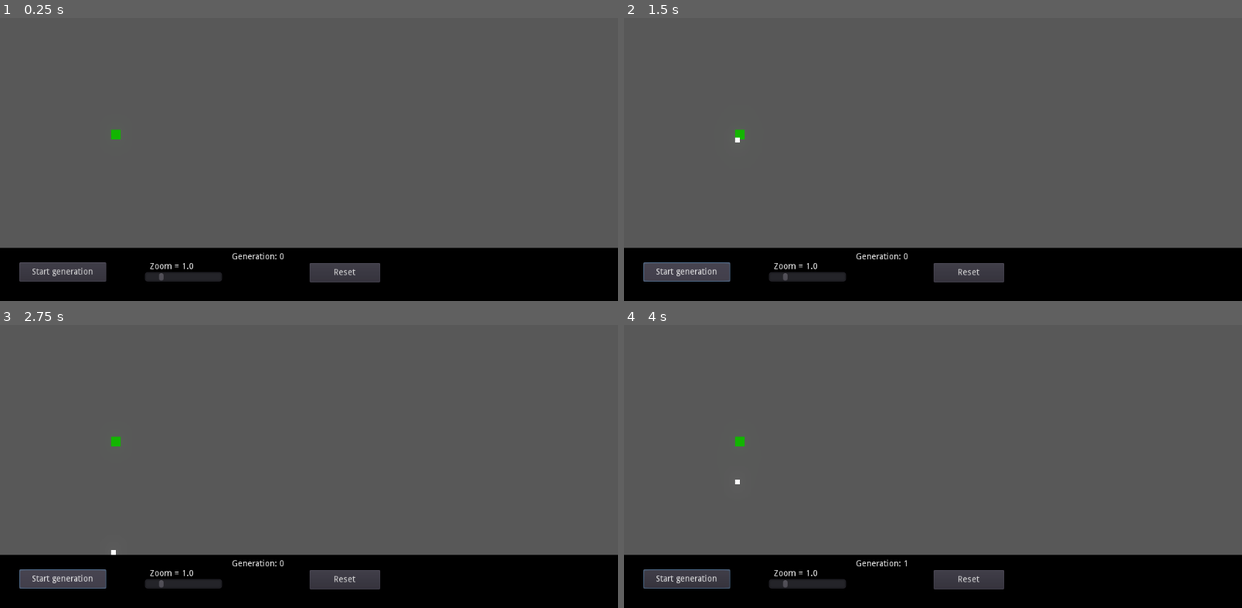
Above: before the commit, frames 1-4 (two rows, left to right).
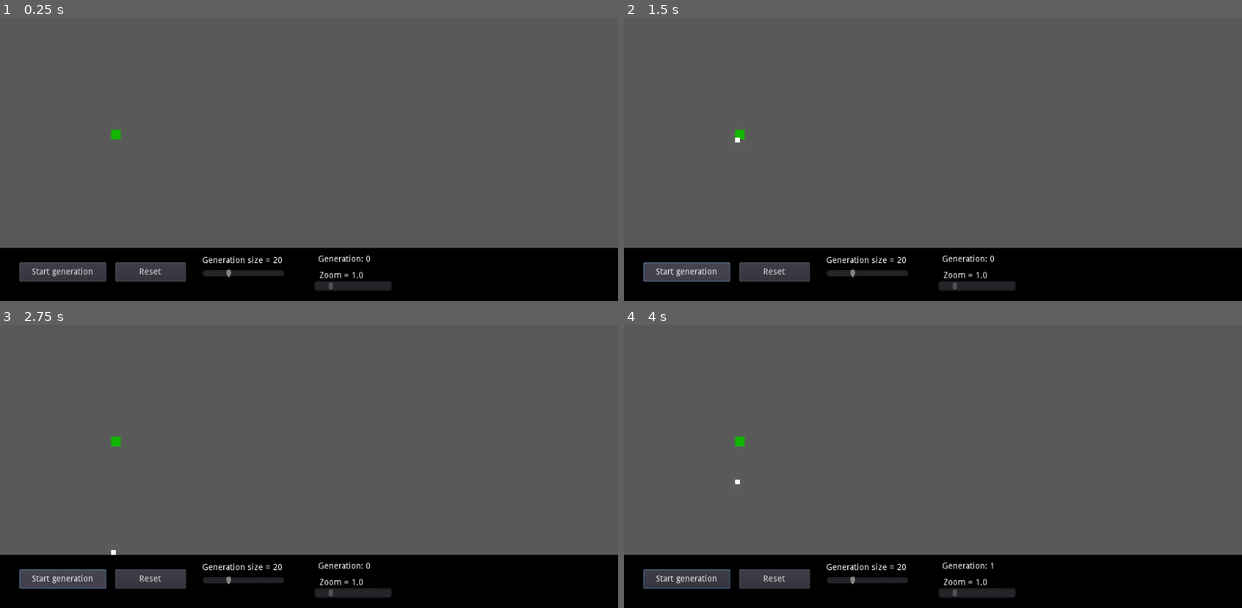
Above: after the commit, the same moments.

Repository: ron0studios/Evolving-Cars
Game: Godot game, scene res://game.tscn
Two runs of this game, one before a commit and one after it. Both use one fixed random seed, a clock stepped at 60 frames per second and the inputs below.
Inputs (mouse positions are in pixels of both pictures, inside the frame that each line leads up to):
- Up to frame 1 (0.25 s): no input
- Up to frame 2 (1.5 s): click "Reset" at 0.5 s; click "Start generation" at 1.25 s
- Up to frame 3 (2.75 s): click "Start generation" at 2 s
- Up to frame 4 (4 s): click "Start generation" at 2.75 s; tap Enter at 3.5 s; move the mouse to (1068, 409) at 3.52 s; tap Middle mouse button (drag) at 3.6 s; click (1068, 409) at 3.67 s

The runs differ from the first frame. In frame 1, 2.5% of the frame differs, in the area x 18-64%, y 82-97%; in frame 2, 2.5%; in frame 3, 2.5%; in frame 4, 2.5%.
Error in both runs: Invalid type in built-in function 'pow'. Cannot convert argument 1 from Nil to float. (res://Genetic.gd:144)

Commit message:
Added GenSize slider

Diff:
--- a/game.gd
+++ b/game.gd
@@ -35,12 +35,12 @@
 	for i in $RoadGeneration.get_children():
 		i.queue_free()
 
-	$HUD/Label.text = "Generation: " + str(genpassed)
+	$HUD/GenLabel.text = "Generation: " + str(genpassed)
 
 
 func _on_HScrollBar_value_changed(value):
 	$cam.zoom = Vector2(value,value)
-	$HUD/zoomlabel.text = "Zoom: "+str($HUD/HScrollBar.max_value-value)
+	$HUD/ZoomLabel.text = "Zoom: "+str($HUD/HScrollBar.max_value-value)
 
 
 # terminate simulation
@@ -56,5 +56,21 @@
 	for i in $cars.get_children():
 		i.queue_free()
 	genpassed += 1
-	$HUD/Label.text = "Generation: " + str(genpassed)
+	$HUD/GenLabel.text = "Generation: " + str(genpassed)
 	_on_StartButton_pressed()
+
+
+func _on_GenSizeSlider_value_changed(value):
+	$HUD/GenSizeLabel.text = "Generations size = " + str(value)
+	Genetic.gensize = int(value)
+
+	# reset generations but keep the road
+	genpassed = 0
+	Genetic.generations = []
+	Genetic.generations.append(Genetic.randomgen())
+	Genetic.genfitness = []
+
+	for i in $cars.get_children():
+		i.queue_free()
+
+	$HUD/GenLabel.text = "Generation: " + str(genpassed)
--- a/game.tscn
+++ b/game.tscn
@@ -60,21 +60,53 @@
 "_edit_use_anchors_": false
 }
 
-[node name="zoomlabel" type="Label" parent="HUD"]
-margin_left = 248.0
+[node name="ResetButton" type="Button" parent="HUD"]
+margin_left = 191.0
 margin_top = 536.0
-margin_right = 360.0
-margin_bottom = 560.0
+margin_right = 308.0
+margin_bottom = 568.0
+text = "Reset"
+__meta__ = {
+"_edit_use_anchors_": false
+}
+
+[node name="GenSizeLabel" type="Label" parent="HUD"]
+margin_left = 335.0
+margin_top = 526.0
+margin_right = 375.0
+margin_bottom = 540.0
+text = "Generation size = 20"
+__meta__ = {
+"_edit_use_anchors_": false
+}
+
+[node name="GenSizeSlider" type="HSlider" parent="HUD"]
+margin_left = 336.0
+margin_top = 546.0
+margin_right = 471.0
+margin_bottom = 562.0
+min_value = 7.0
+max_value = 50.0
+value = 20.0
+__meta__ = {
+"_edit_use_anchors_": false
+}
+
+[node name="ZoomLabel" type="Label" parent="HUD"]
+margin_left = 529.0
+margin_top = 551.0
+margin_right = 641.0
+margin_bottom = 575.0
 text = "Zoom = 1.0"
 __meta__ = {
 "_edit_use_anchors_": false
 }
 
 [node name="HScrollBar" type="HScrollBar" parent="HUD"]
-margin_left = 240.0
-margin_top = 552.0
-margin_right = 368.0
-margin_bottom = 568.0
+margin_left = 521.0
+margin_top = 567.0
+margin_right = 649.0
+margin_bottom = 583.0
 min_value = 0.1
 max_value = 5.0
 value = 1.0
@@ -82,31 +114,21 @@
 "_edit_use_anchors_": false
 }
 
-[node name="timelabel" type="Label" parent="HUD"]
-margin_left = 920.0
-margin_top = 520.0
-margin_right = 1016.0
-margin_bottom = 560.0
-__meta__ = {
-"_edit_use_anchors_": false
-}
-
-[node name="Label" type="Label" parent="HUD"]
-margin_left = 384.0
-margin_top = 520.0
-margin_right = 472.0
-margin_bottom = 536.0
+[node name="GenLabel" type="Label" parent="HUD"]
+margin_left = 527.0
+margin_top = 524.0
+margin_right = 615.0
+margin_bottom = 540.0
 text = "Generation: 0"
 __meta__ = {
 "_edit_use_anchors_": false
 }
 
-[node name="ResetButton" type="Button" parent="HUD"]
-margin_left = 513.0
-margin_top = 537.0
-margin_right = 630.0
-margin_bottom = 569.0
-text = "Reset"
+[node name="TimeLabel" type="Label" parent="HUD"]
+margin_left = 920.0
+margin_top = 520.0
+margin_right = 1016.0
+margin_bottom = 560.0
 __meta__ = {
 "_edit_use_anchors_": false
 }
@@ -119,5 +141,6 @@
 script = ExtResource( 1 )
 
 [connection signal="pressed" from="HUD/StartButton" to="." method="_on_StartButton_pressed"]
+[connection signal="pressed" from="HUD/ResetButton" to="." method="_on_ResetButton_pressed"]
+[connection signal="value_changed" from="HUD/GenSizeSlider" to="." method="_on_GenSizeSlider_value_changed"]
 [connection signal="value_changed" from="HUD/HScrollBar" to="." method="_on_HScrollBar_value_changed"]
-[connection signal="pressed" from="HUD/ResetButton" to="." method="_on_ResetButton_pressed"]
